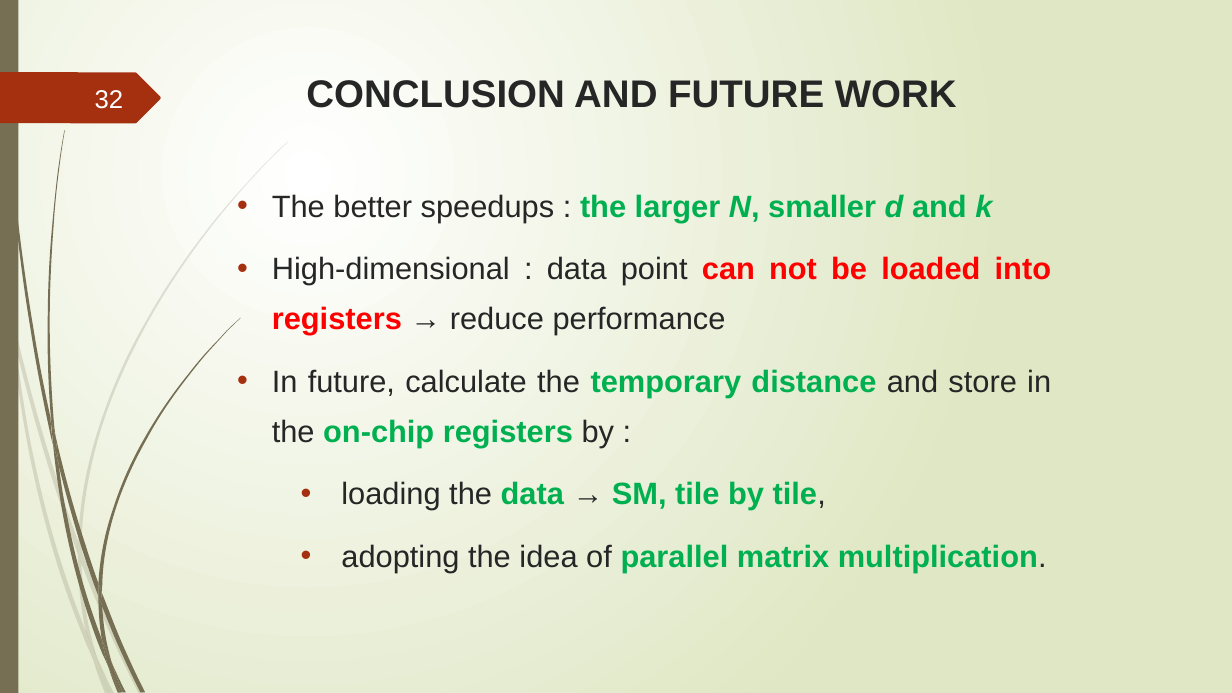
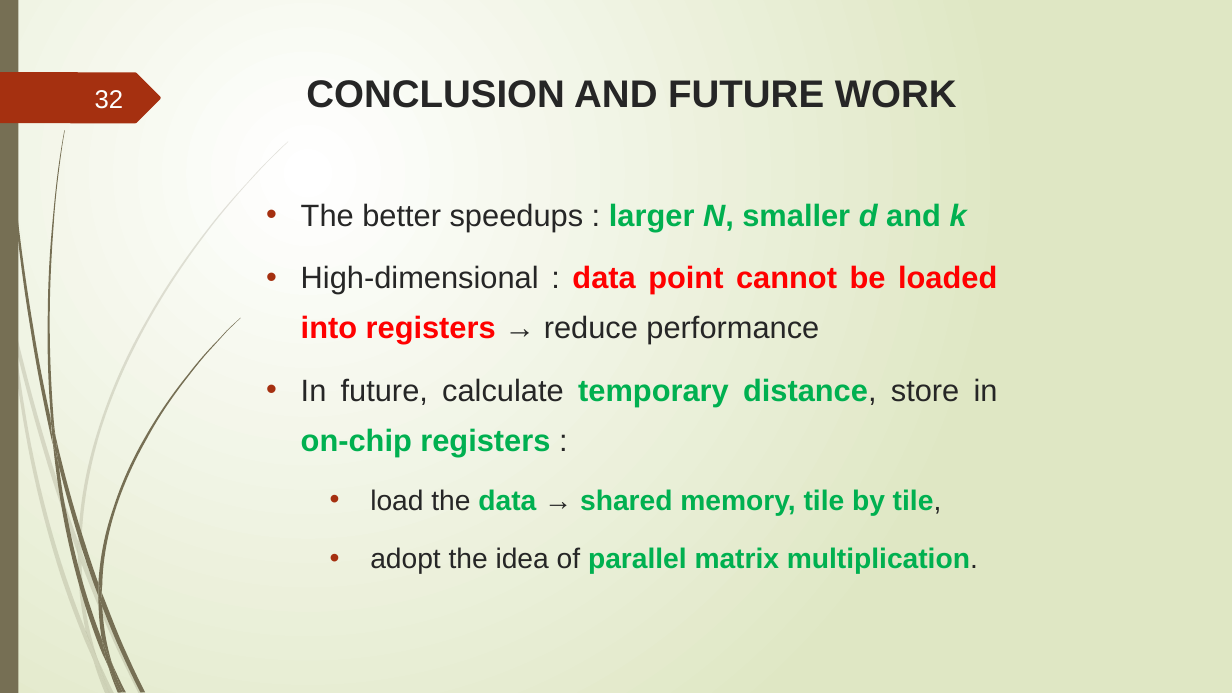
Before and after one commit to trungvdhp/master-ntou, a slide deck: slide 32 of ImageProcessing/Speeding up GFKM.pptx. Drawn at 1232x693 pixels with LibreOffice and Linux fonts; fonts in the diff are those of the drawing. Boxes give left, top, right and bottom in pixels: in the first picture for what was removed or moved away, otherwise in the second. Text is boxed around its words. In the diff, an @@ line names an element or a change of style, - is before the commit and + after.

```diff
--- a/ImageProcessing/Speeding up GFKM.pptx
+++ b/ImageProcessing/Speeding up GFKM.pptx
@@ text at <box>301,203,998,574</box>: text changed; text colour #262626 to #00B050 @@
-• The better speedups : the larger N, smaller d and k
-• High-dimensional : data point can not be loaded into registers → reduce performance
-• In future, calculate the temporary distance and store in the on-chip registers by :
-  • loading the data → SM, tile by tile,
-  • adopting the idea of parallel matrix multiplication.
+• The better speedups : larger N, smaller d and k
+• High-dimensional : data point cannot be loaded into registers → reduce performance
+• In future, calculate temporary distance, store in on-chip registers :
+  • load the data → shared memory, tile by tile,
+  • adopt the idea of parallel matrix multiplication.
```
Also in this commit, not shown: 21 other slides changed, 1 other file.
